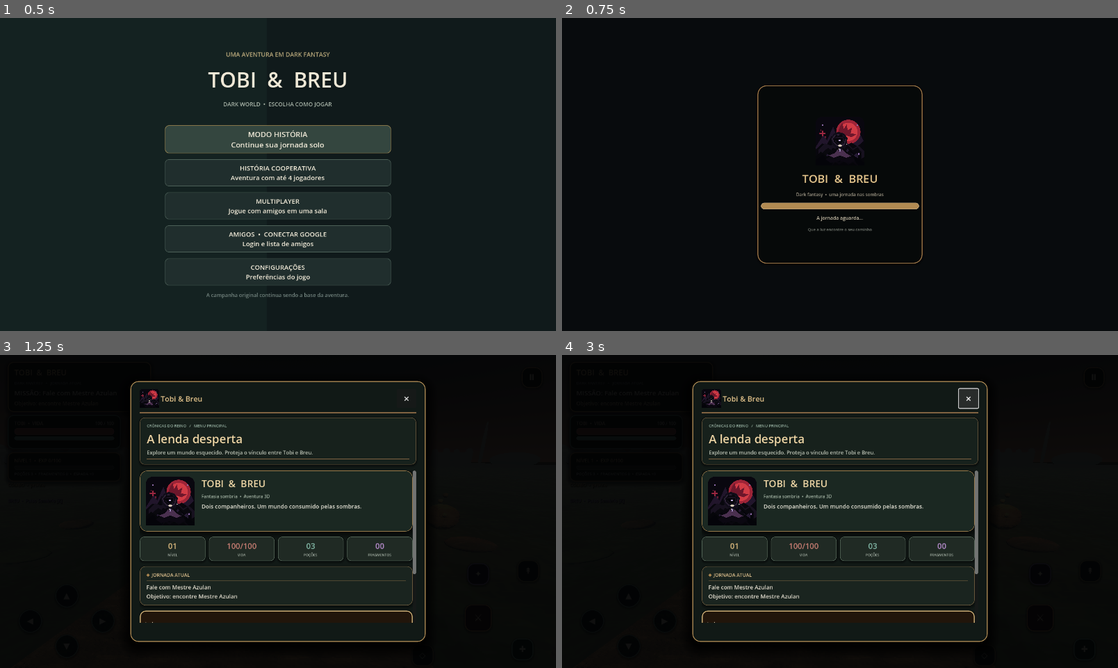
Above: before the commit, frames 1-4 (two rows, left to right).
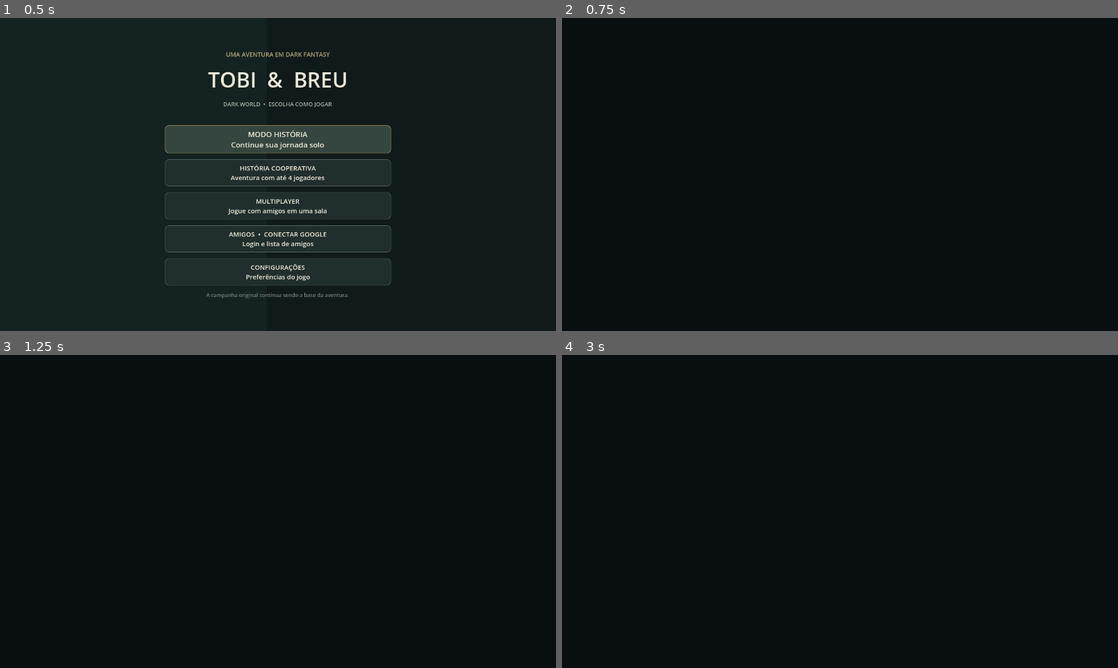
Above: after the commit, the same moments.

Repository: REALMLIFE-design/dark-fantasia-tobi-e-breu-
Game: Godot game, scene res://scenes/menu.tscn
The game is run twice, just before and just after one commit, with the same random seed, the same clock (stepped at 60 frames per second) and the same inputs.
Inputs (mouse positions are in pixels of both pictures, inside the frame that each line leads up to):
- Up to frame 1 (0.5 s): no input
- Up to frame 2 (0.75 s): click "MODO HISTÓRIA Continue sua jo…" at 0.5 s
- Up to frame 3 (1.25 s): no input
- Up to frame 4 (3 s): click (840, 624) at 1.25 s, where only the run before the commit has a clickable "✦ Jogar ›"; click (840, 624) at 2 s, where only the run before the commit has a clickable "✦ Jogar ›"; click (967, 398) at 2.75 s, where only the run before the commit has a clickable "×"

Frame 1 is identical in both runs. In frame 2, 1.8% of the frame differs, in the area x 35-65%, y 21-79%; in frame 3, 16%; in frame 4, 16%, in the area x 23-77%, y 8-92%.
Error after the commit: Parse Error: Could not preload resource script "res://scripts/enemy.gd". (res://scripts/world.gd:4)

Commit message:
Integra feedback visual de combate de Tobi e inimigos

Diff:
--- a/scripts/enemy.gd
+++ b/scripts/enemy.gd
@@ -16,6 +16,9 @@
 var move_speed := 2.25
 var attack_damage := 9
 var attack_range := 1.65
+var hit_flash := 0.0
+var hit_flash_materials: Array[StandardMaterial3D] = []
+var hit_flash_base_colors: Array[Color] = []
 var hit_recoil := 0.0
 var attack_pose := 0.0
 var death_time := 0.42
@@ -447,6 +450,8 @@
 	if enemy_kind == 7 and int(get_parent().get("quest_stage")) < 9: return
 	if enemy_kind == 8 and int(get_parent().get("quest_stage")) < 9: return
 	hp -= amount
+	_spawn_damage_number(amount)
+	hit_flash = 0.14
 	if enemy_kind == 6:
 		if hp <= 340:
 			_enter_boss_enrage()
@@ -456,6 +461,7 @@
 	visual.scale = Vector3(1.12,0.88,1.12)
 	if hp <= 0:
 		dead = true
+		_spawn_death_burst()
 		attack_pose = 0.0
 		attack_windup_timer = 0.0
 		attack_telegraph.visible = false
@@ -463,3 +469,69 @@
 		if collision: collision.set_deferred("disabled", true)
 		var world := get_parent()
 		if world.has_method("enemy_defeated"): world.enemy_defeated(enemy_kind)
+
+func _cache_hit_flash_materials(node: Node) -> void:
+	if node is MeshInstance3D:
+		var mesh_instance := node as MeshInstance3D
+		var source_material := mesh_instance.material_override as StandardMaterial3D
+		if source_material:
+			var flash_material := source_material.duplicate() as StandardMaterial3D
+			mesh_instance.material_override = flash_material
+			hit_flash_materials.append(flash_material)
+			hit_flash_base_colors.append(flash_material.albedo_color)
+	for child in node.get_children():
+		_cache_hit_flash_materials(child)
+
+func _update_hit_flash_materials() -> void:
+	var strength := clampf(hit_flash / 0.14, 0.0, 1.0)
+	for i in range(hit_flash_materials.size()):
+		var material := hit_flash_materials[i]
+		if is_instance_valid(material):
+			material.albedo_color = hit_flash_base_colors[i].lerp(Color.WHITE, strength * 0.88)
+
+func _spawn_damage_number(amount: int) -> void:
+	if not is_instance_valid(visual): return
+	var number_label := Label3D.new()
+	number_label.name = "DamageNumber"
+	number_label.text = str(amount)
+	number_label.font_size = 42 if enemy_kind >= 3 else 34
+	number_label.outline_size = 8
+	number_label.billboard = BaseMaterial3D.BILLBOARD_ENABLED
+	number_label.no_depth_test = true
+	number_label.position = Vector3(randf_range(-0.22, 0.22), 1.75, 0.12)
+	number_label.modulate = Color("ffb36b") if enemy_kind >= 3 else Color("fff0d0")
+	visual.add_child(number_label)
+	var rise_tween := create_tween().set_parallel(true)
+	rise_tween.tween_property(number_label, "position:y", number_label.position.y + 0.72, 0.58).set_trans(Tween.TRANS_CUBIC).set_ease(Tween.EASE_OUT)
+	rise_tween.tween_property(number_label, "modulate:a", 0.0, 0.58).set_delay(0.12)
+	rise_tween.tween_callback(number_label.queue_free).set_delay(0.72)
+
+func _spawn_death_burst() -> void:
+	if not is_instance_valid(get_parent()): return
+	var burst := Node3D.new()
+	get_parent().add_child(burst)
+	burst.global_position = global_position
+	var burst_color := Color("d7c7a0")
+	if enemy_kind == 6: burst_color = Color("d85a4d")
+	elif enemy_kind == 7: burst_color = Color("79c9f2")
+	elif enemy_kind == 8: burst_color = Color("62d8c8")
+	elif enemy_kind >= 3: burst_color = Color("e7c477")
+	for shard_index in range(6):
+		var shard := MeshInstance3D.new()
+		var shard_mesh := BoxMesh.new()
+		shard_mesh.size = Vector3(0.12, 0.18, 0.12)
+		shard.mesh = shard_mesh
+		var shard_material := StandardMaterial3D.new()
+		shard_material.albedo_color = burst_color
+		shard_material.emission_enabled = true
+		shard_material.emission = burst_color
+		shard_material.emission_energy_multiplier = 0.65
+		shard.material_override = shard_material
+		burst.add_child(shard)
+		var angle := TAU * float(shard_index) / 6.0
+		shard.position = Vector3(cos(angle) * 0.16, 0.48 + float(shard_index % 2) * 0.12, sin(angle) * 0.16)
+		var destination := shard.position + Vector3(cos(angle) * 0.72, 0.42 + float(shard_index % 3) * 0.08, sin(angle) * 0.72)
+		var tween := burst.create_tween()
+		tween.tween_property(shard, "position", destination, 0.38).set_trans(Tween.TRANS_CUBIC).set_ease(Tween.EASE_OUT)
+		tween.parallel().tween_property(shard, "scale", Vector3.ZERO, 0.38)
+		if shard_index == 5: tween.tween_callback(burst.queue_free)
--- a/scripts/player.gd
+++ b/scripts/player.gd
@@ -23,6 +23,11 @@
 var camera_yaw_offset := 0.0
 var camera_sensitivity := 0.006
 var hit_reaction := 0.0
+var damage_flash := 0.0
+var perfect_dodge_flash := 0.0
+var dodge_perfect_used := false
+var damage_flash_materials: Array[StandardMaterial3D] = []
+var damage_flash_base_colors: Array[Color] = []
 var death_pose := false
 var landing_time := 0.0
 var combo_step := 0
@@ -49,6 +54,7 @@
 	visual.add_child(attack_visual)
 	_create_shadow_pulse_visual()
 	_make_character()
+	_cache_damage_flash_materials(visual)
 	camera_pivot = Node3D.new()
 	camera_pivot.position.y = 1.45
 	add_child(camera_pivot)
@@ -190,6 +196,9 @@
 	stamina = minf(100.0, stamina + 16.0 * delta)
 	attack_flash = maxf(0.0,attack_flash-delta)
 	hit_reaction = maxf(0.0, hit_reaction - delta)
+	damage_flash = maxf(0.0, damage_flash - delta)
+	perfect_dodge_flash = maxf(0.0, perfect_dodge_flash - delta)
+	_update_damage_flash()
 	landing_time = maxf(0.0, landing_time - delta)
 	invulnerable = maxf(0.0,invulnerable-delta)
 	anim_time += delta
@@ -400,3 +409,31 @@
 		hit_reaction = 0.0
 		if world and world.has_method("player_defeated"):
 			world.player_defeated()
+
+func _cache_damage_flash_materials(node: Node) -> void:
+	if node is MeshInstance3D:
+		var mesh_instance := node as MeshInstance3D
+		var source_material := mesh_instance.material_override as StandardMaterial3D
+		if source_material:
+			var flash_material := source_material.duplicate() as StandardMaterial3D
+			mesh_instance.material_override = flash_material
+			damage_flash_materials.append(flash_material)
+			damage_flash_base_colors.append(flash_material.albedo_color)
+	for child in node.get_children():
+		_cache_damage_flash_materials(child)
+
+func _update_damage_flash() -> void:
+	var damage_strength := clampf(damage_flash / 0.16, 0.0, 1.0)
+	var perfect_strength := clampf(perfect_dodge_flash / 0.22, 0.0, 1.0)
+	for i in range(damage_flash_materials.size()):
+		var material := damage_flash_materials[i]
+		if is_instance_valid(material):
+			if perfect_strength > 0.0:
+				material.albedo_color = damage_flash_base_colors[i].lerp(Color("62d8c8"), perfect_strength * 0.78)
+				material.emission_enabled = true
+				material.emission = Color("35cdbb")
+				material.emission_energy_multiplier = perfect_strength * 1.35
+			else:
+				material.albedo_color = damage_flash_base_colors[i].lerp(Color("ff5555"), damage_strength * 0.72)
+				material.emission_enabled = false
+				material.emission_energy_multiplier = 0.0
